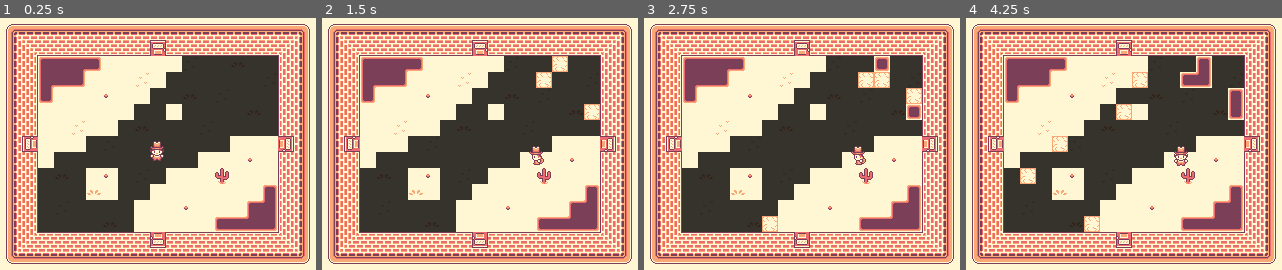
Above: before the commit, frames 1-4 (left to right).
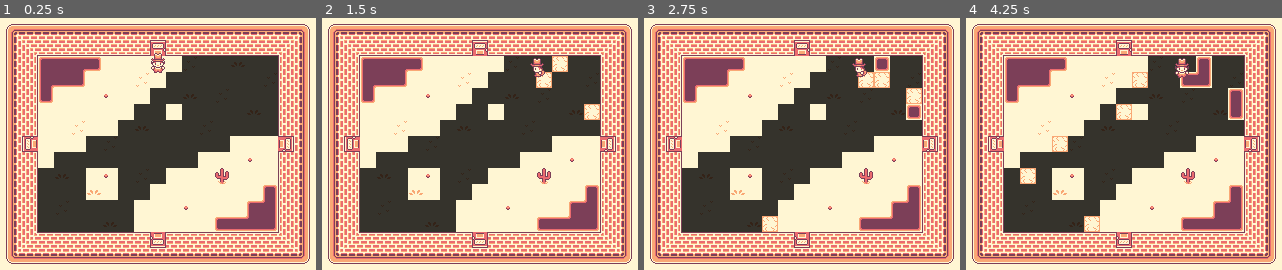
Above: after the commit, the same moments.

Repository: james-minor/mini-jam-206
Game: Godot game, scene res://dungeon_room/base_dungeon_room.tscn
Same seed, same stepped clock (60 frames per second), same inputs: the game is played once before the commit and once after it.
Inputs (mouse positions are in pixels of both pictures, inside the frame that each line leads up to):
- Up to frame 1 (0.25 s): no input
- Up to frame 2 (1.5 s): move the mouse to (584, 131) at 0.52 s; press the mouse at (584, 131) at 0.53 s; hold D (move_right) 0.53-1.28 s; move the mouse to (385, 156) at 1.27 s; release the mouse at (385, 156) at 1.28 s; hold S (move_down) from 1.28 s (still down); right-click (385, 156) at 1.35 s
- Up to frame 3 (2.75 s): move the mouse to (849, 83) at 2.02 s; release S (move_down) at 2.03 s; press the mouse at (849, 83) at 2.03 s; hold D (move_right) from 2.03 s (still down)
- Up to frame 4 (4.25 s): move the mouse to (1098, 196) at 2.77 s; release D (move_right) at 2.78 s; release the mouse at (1098, 196) at 2.78 s; hold W (move_up) 2.78-3.53 s; right-click (1098, 196) at 2.85 s; move the mouse to (1269, 184) at 3.52 s; press the mouse at (1269, 184) at 3.53 s; hold A (move_left) from 3.53 s (still down)

The runs differ from the first frame. In frame 1, 0.5% of the frame differs, in the area x 47-53%, y 13-57%; in frame 2, 0.4%; in frame 3, 0.4%; in frame 4, 0.5%.

Commit message:
feat!: player now enters rooms from correct side

Diff:
--- a/autoloads/player_tracker.gd
+++ b/autoloads/player_tracker.gd
@@ -14,6 +14,8 @@
 
 var current_floor: int = 1 :
 	set = _set_current_floor
+
+var entering_direction: Vector2i = Vector2.DOWN
 
 
 func _ready() -> void:
--- a/scenes/player/scripts/player.gd
+++ b/scenes/player/scripts/player.gd
@@ -1,2 +1,14 @@
 class_name Player
 extends CharacterBody2D
+
+
+func _ready() -> void:
+	match PlayerTracker.entering_direction:
+		Vector2i.DOWN:
+			global_position = Vector2(-8, -104)
+		Vector2i.RIGHT:
+			global_position = Vector2(-120, -24)
+		Vector2i.LEFT:
+			global_position = Vector2(104, -24)
+		Vector2i.UP:
+			global_position = Vector2(-8, 56)
--- a/scenes/room_door/room_door.gd
+++ b/scenes/room_door/room_door.gd
@@ -31,6 +31,8 @@
 	if body is not Player:
 		return
 
+	PlayerTracker.entering_direction = direction
+
 	PlayerTracker.current_room += direction
 	var new_room_packed_scene: PackedScene = DungeonGenerator.get_room_file(PlayerTracker.current_room)
 
